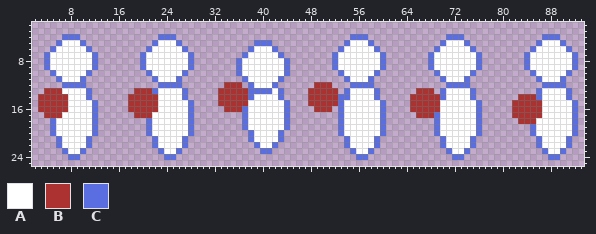
A sprite sheet gets an edit: game/asset/player.png. This is how it looked before the edit.
The file is 96x32 pixels. Shown: x 2..93, y 2..25.
Palette (. is transparent): A #ffffff  B #ac3232  C #5b6ee1
Pixels before, first column x 3:
 4 ....CCC.............CCC.............................CCC.............CCC.............CCC...
 5 ...CAAAC...........CAAAC............CCC............CAAAC...........CAAAC...........CAAAC..
 6 ..CAAAAAC.........CAAAAAC..........CAAAC..........CAAAAAC.........CAAAAAC.........CAAAAAC.
 7 .CAAAAAAAC.......CAAAAAAAC........CAAAAAC........CAAAAAAAC.......CAAAAAAAC.......CAAAAAAAC
 8 .CAAAAAAAC.......CAAAAAAAC.......CAAAAAAAC.......CAAAAAAAC.......CAAAAAAAC.......CAAAAAAAC
 9 .CAAAAAAAC.......CAAAAAAAC.......CAAAAAAAC.......CAAAAAAAC.......CAAAAAAAC.......CAAAAAAAC
10 ..CAAAAAC.........CAAAAAC........CAAAAAAAC........CAAAAAC.........CAAAAAC.........CAAAAAC.
11 ...CAAAC...........CAAAC..........CAAAAAC..........CAAAC...........CAAAC...........CAAAC..
12 ....CCCC............CCCC.......BBB.CAAAC......BBB...CCCC............CCCC............CCCC..
13 .BBBAAAAC.......BBBCAAAAC.....BBBBBCCCCAC....BBBBB.CAAAAC......BBB.CAAAAC..........CAAAAC.
14 BBBBBAAAC......BBBBBAAAAC.....BBBBBCAAAAC....BBBBBCCAAAAC.....BBBBBCAAAAC.......BBBCAAAAC.
15 BBBBBAAAAC.....BBBBBAAAAAC....BBBBBAAAAAAC...BBBBBCAAAAAAC....BBBBBAAAAAAC.....BBBBBAAAAAC
16 BBBBBAAAAC.....BBBBBAAAAAC.....BBBCAAAAAAC....BBB.CAAAAAAC....BBBBBAAAAAAC.....BBBBBAAAAAC
17 .BBBAAAAAC......BBBAAAAAAC........CAAAAAAC........CAAAAAAC.....BBBCAAAAAAC.....BBBBBAAAAAC
18 ..CAAAAAAC........CAAAAAAC........CAAAAAAC........CAAAAAAC........CAAAAAAC......BBBAAAAAAC
19 ..CAAAAAAC........CAAAAAAC........CAAAAAAC........CAAAAAAC........CAAAAAAC........CAAAAAAC
20 ..CAAAAAAC........CAAAAAAC.........CAAAAC.........CAAAAAAC........CAAAAAAC........CAAAAAAC
21 ...CAAAAC..........CAAAAC..........CAAAAC..........CAAAAC..........CAAAAC..........CAAAAC.
22 ...CAAAAC..........CAAAAC...........CAAC...........CAAAAC..........CAAAAC..........CAAAAC.
23 ....CAAC............CAAC.............CC.............CAAC............CAAC............CAAC..
24 .....CC..............CC..............................CC..............CC..............CC...
The result:
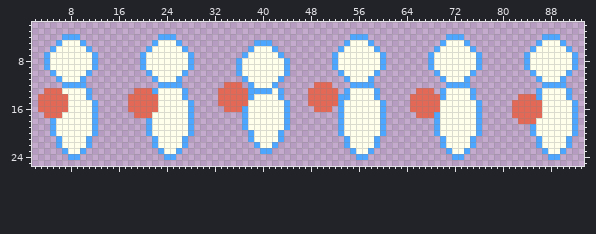
Changes in this commit:
colour A: #ffffff -> #ffffeb
colour B: #ac3232 -> #e36956
colour C: #5b6ee1 -> #4da6ff
Boxes around the changes in both pictures, in picture pixels (x1, y1, x2, y2):
changed: (38, 34, 98, 160)
changed: (128, 34, 194, 160)
changed: (218, 34, 386, 160)
changed: (410, 34, 482, 160)
changed: (512, 34, 578, 160)
